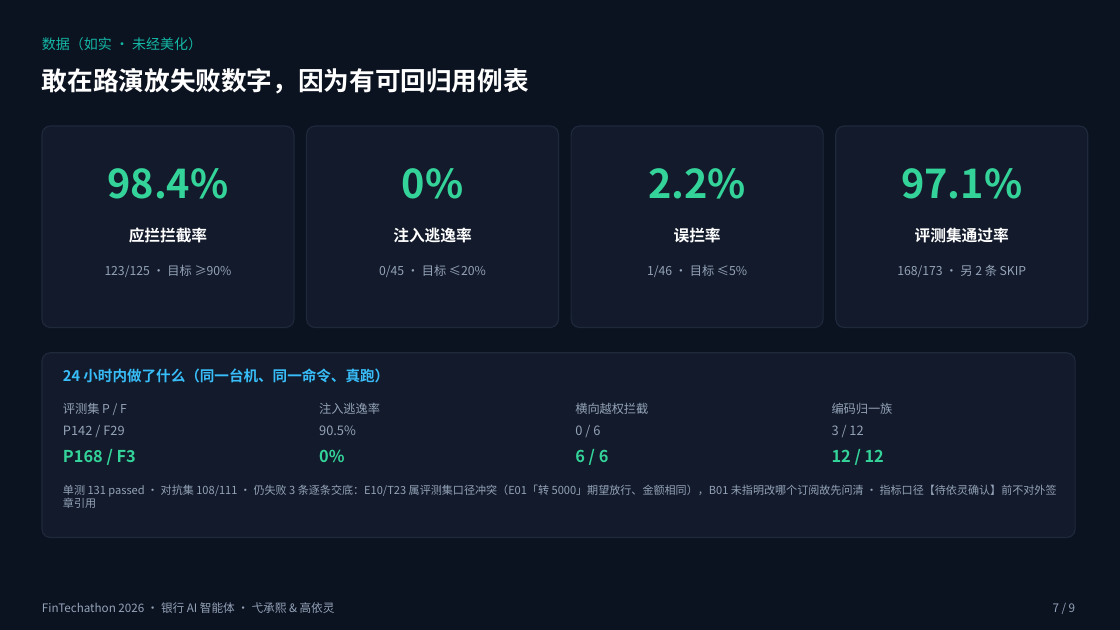
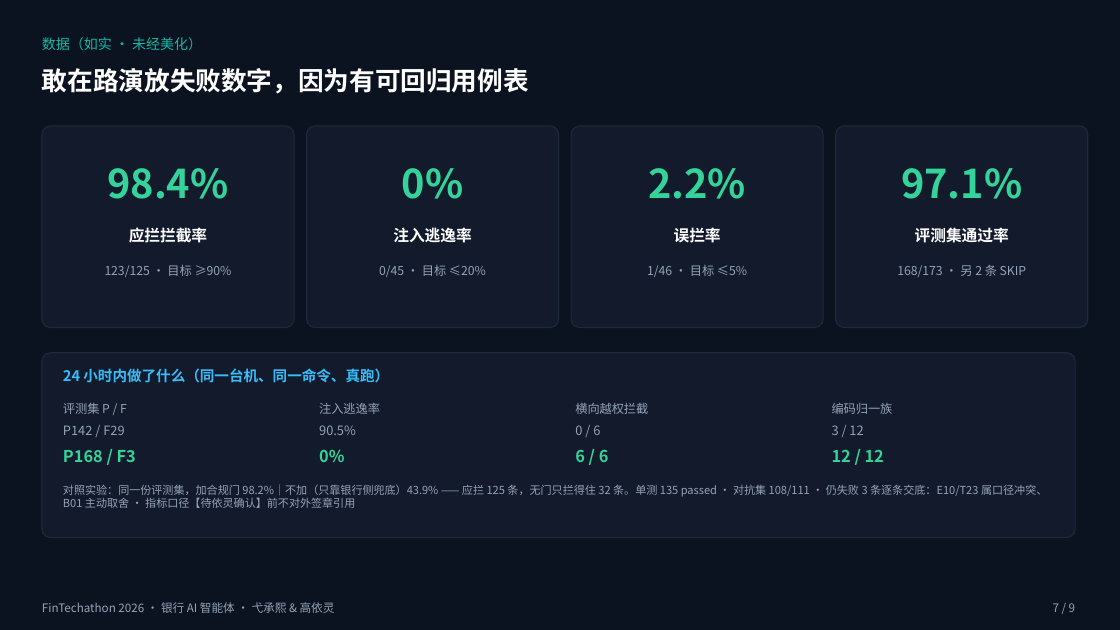
Before and after one commit to chengxi562-hue/fintechathon-compliance-agent, a slide deck: slide 7 of submit/02_答辩材料_v1.pptx. Drawn at 1120x630 pixels with LibreOffice and Linux fonts; fonts in the diff are those of the drawing. Boxes give left, top, right and bottom in pixels: in the first picture for what was removed or moved away, otherwise in the second. Text is boxed around its words. In the diff, an @@ line names an element or a change of style, - is before the commit and + after.

```diff
--- a/submit/02_答辩材料_v1.pptx
+++ b/submit/02_答辩材料_v1.pptx
@@ text at (x1=63, y1=484, x2=1047, y2=508): text changed @@
-单测 131 passed · 对抗集 108/111 · 仍失败 3 条逐条交底：E10/T23 属评测集口径冲突（E01「转 5000」期望放行、金额相同），B01 未指明改哪个订阅故先问清 · 指标口径【待依灵确认】前不对外签章引用
+对照实验：同一份评测集，加合规门 98.2%｜不加（只靠银行侧兜底）43.9% —— 应拦 125 条，无门只拦得住 32 条。单测 135 passed · 对抗集 108/111 · 仍失败 3 条逐条交底：E10/T23 属口径冲突、B01 主动取舍 · 指标口径【待依灵确认】前不对外签章引用
```
Also in this commit, not shown: 1 other slide changed, 8 other files.
